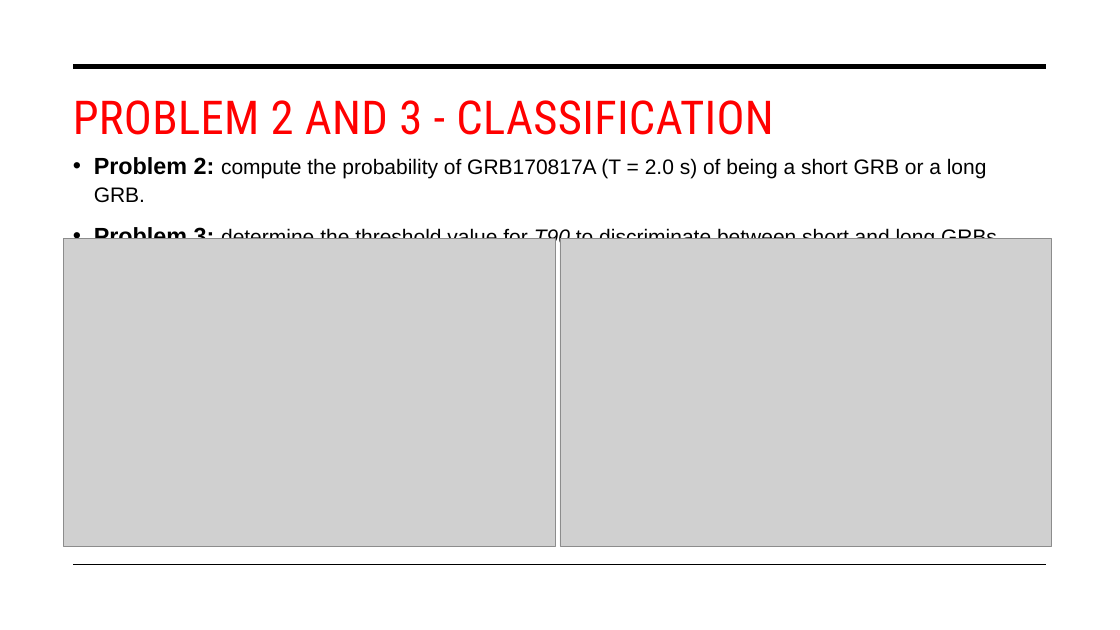
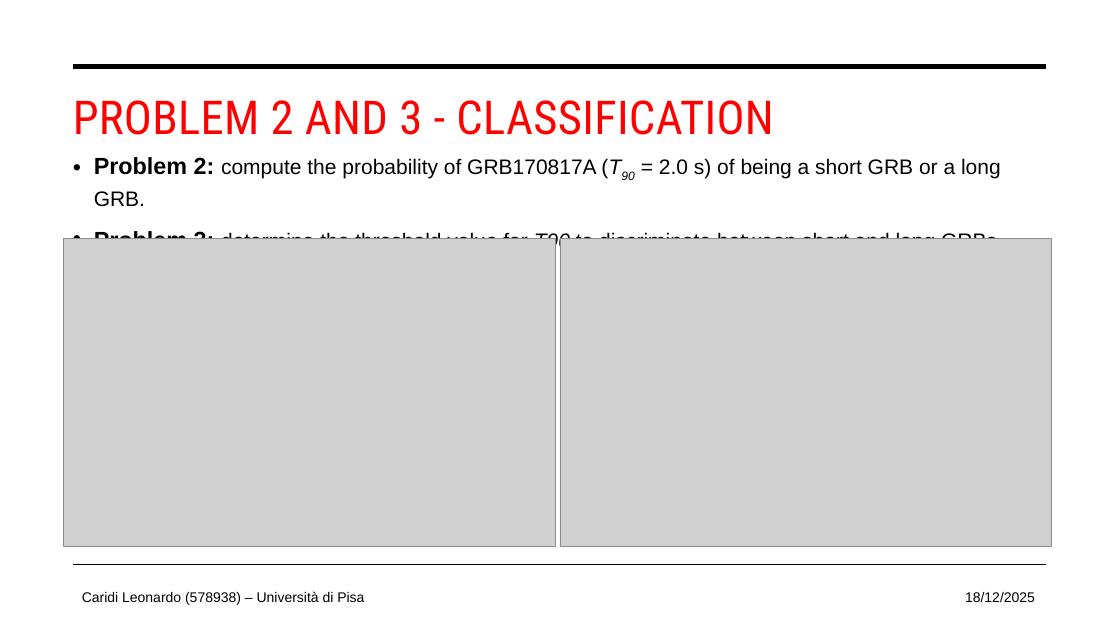
Before and after one commit to LeonardoCaridi/Bayesian_probability, a slide deck: slide 24 of GRB_classification_Caridi_Leonardo.pptx (slide 23 before the commit). Drawn at 1120x630 pixels with LibreOffice and Linux fonts; fonts in the diff are those of the drawing; grey boxes stand for pictures. Boxes give left, top, right and bottom in pixels: in the first picture for what was removed or moved away, otherwise in the second. Text is boxed around its words. In the diff, an @@ line names an element or a change of style, - is before the commit and + after.

Commit message:
pdf and powerpoint fixes

```diff
--- a/GRB_classification_Caridi_Leonardo.pptx
+++ b/GRB_classification_Caridi_Leonardo.pptx
@@ text at bbox=[94, 157, 1001, 207]: text changed @@
-• Problem 2: compute the probability of GRB170817A (T = 2.0 s) of being a short GRB or a long GRB.
+• Problem 2: compute the probability of GRB170817A (T90 = 2.0 s) of being a short GRB or a long GRB.
@@ text added at bbox=[82, 591, 364, 605], 12 pt, text #000000 @@
+Caridi Leonardo (578938) – Università di Pisa
@@ text added at bbox=[965, 592, 1035, 602], 12 pt, text #000000 @@
+18/12/2025
```
Also in this commit, not shown: 55 other slides changed, 2 slides added, 1 slide removed, 1 other file.
